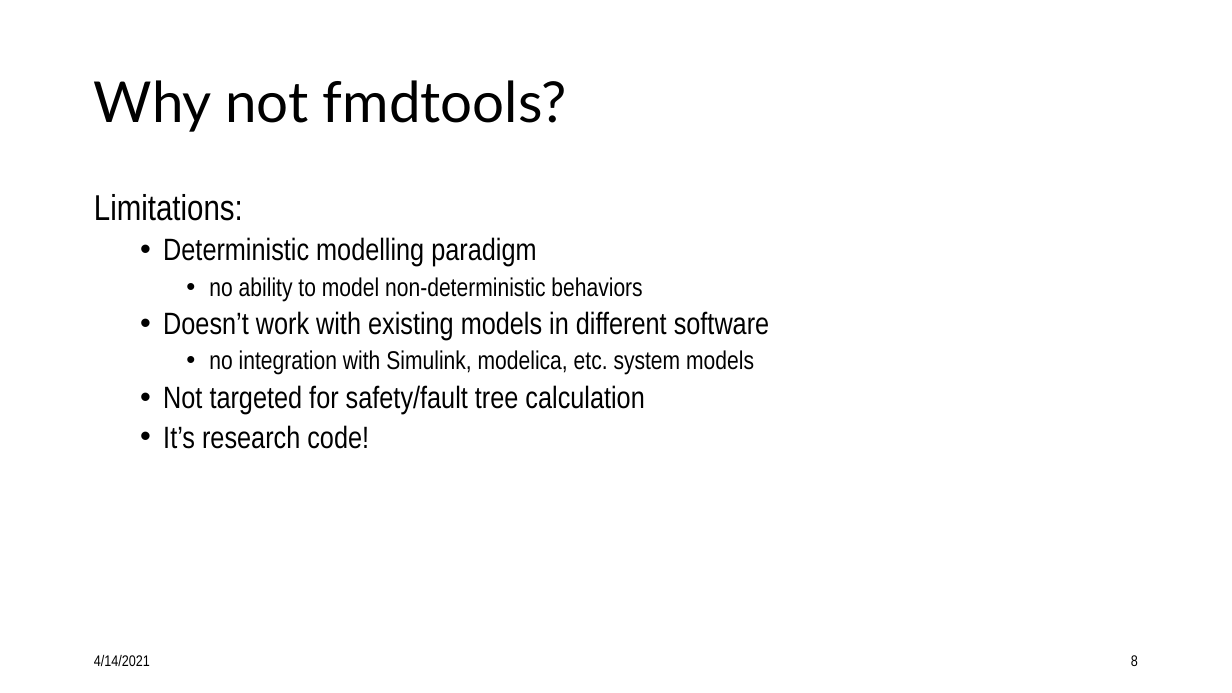
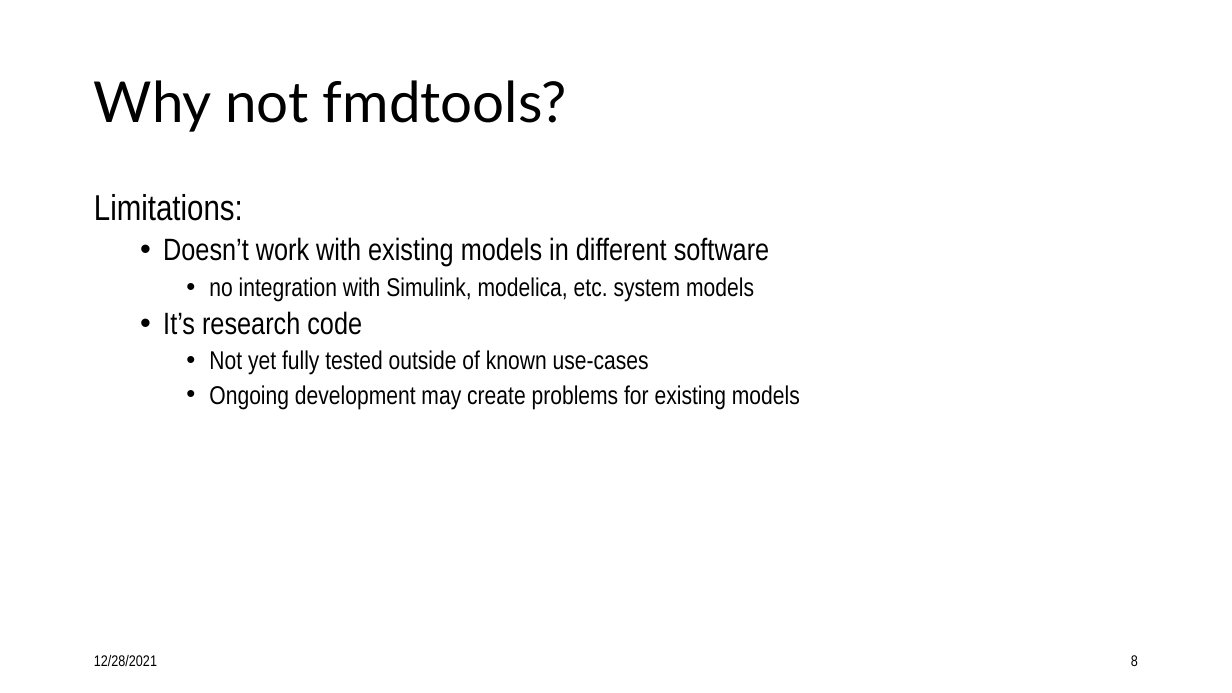
Before and after one commit to nasa/fmdtools, a slide deck: slide 8 of docs/Intro to fmdtools.pptx. Drawn at 1232x693 pixels with LibreOffice and Linux fonts; fonts in the diff are those of the drawing. Boxes give left, top, right and bottom in pixels: in the first picture for what was removed or moved away, otherwise in the second. Text is boxed around its words. In the diff, an @@ line names an element or a change of style, - is before the commit and + after.

```diff
--- a/docs/Intro to fmdtools.pptx
+++ b/docs/Intro to fmdtools.pptx
@@ text at (x1=163, y1=237, x2=642, y2=301): paragraphs removed @@
-  • Deterministic modelling paradigm
-    • no ability to model non-deterministic behaviors
@@ text at (x1=163, y1=311, x2=800, y2=409): text changed; size 24 to 20 pt @@
-  • Not targeted for safety/fault tree calculation
-  • It’s research code!
+  • It’s research code
+    • Not yet fully tested outside of known use-cases
+    • Ongoing development may create problems for existing models
@@ text at (x1=94, y1=655, x2=157, y2=666): text changed @@
-4/14/2021
+12/28/2021
```
Also in this commit, not shown: 32 other slides changed, 5 slides added, 3 slides removed, 14 other files.
